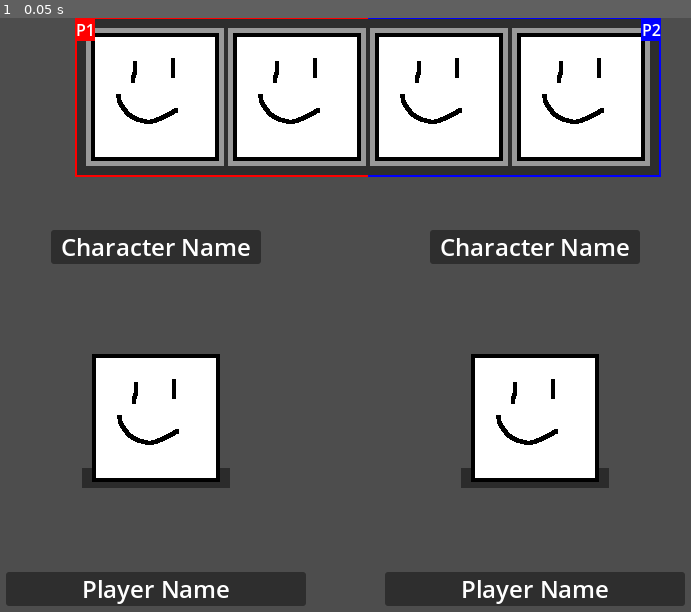
Above: before the commit, frame 1.
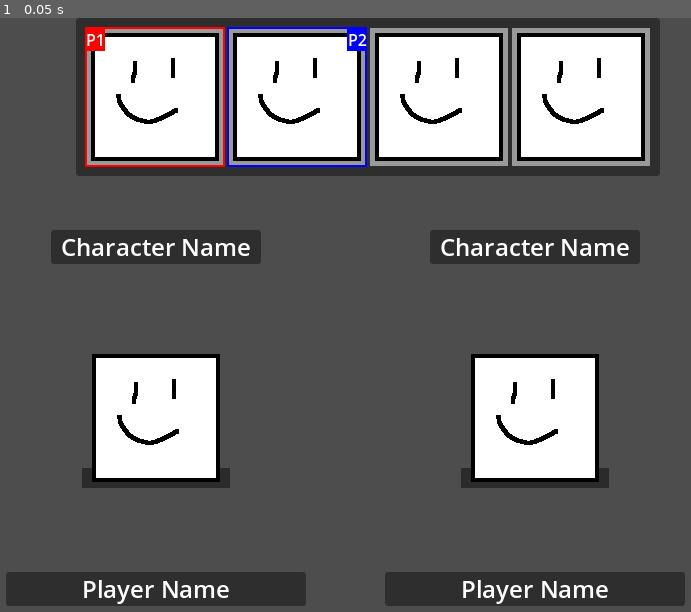
Above: after the commit, the same moment.

Repository: SamBumgardner/spellstrike
Game: Godot game, scene res://ui/menu/character_select/character_select.tscn
The game is run twice, just before and just after one commit, with the same random seed, the same clock (stepped at 60 frames per second) and the same inputs. This scene is started directly instead of the project's main scene.
Inputs:
- Up to frame 1 (0.05 s): no input

The runs differ from the first frame. In frame 1, 1.4% of the frame differs, in the area x 10-96%, y 0-27%.

Commit message:
show off how the frame cursor looks

Diff:
--- /dev/null
+++ b/game/ui/menu/character_select/character_options.gd
@@ -0,0 +1,3 @@
+class_name CharacterOptions extends PanelContainer
+
+@onready var targetable_ui: Array = $MC/GC.get_children()
--- a/game/ui/menu/character_select/character_options.tscn
+++ b/game/ui/menu/character_select/character_options.tscn
@@ -1,7 +1,8 @@
-[gd_scene load_steps=3 format=3 uid="uid://dt8p1a1fjv2p8"]
+[gd_scene load_steps=4 format=3 uid="uid://dt8p1a1fjv2p8"]
 
 [ext_resource type="Theme" uid="uid://dd7bec7ncfw7d" path="res://ui/themes/character_options_theme.tres" id="1_opaft"]
 [ext_resource type="PackedScene" uid="uid://bru2qmscncwic" path="res://ui/menu/picture_menu_option.tscn" id="2_77hhw"]
+[ext_resource type="Script" path="res://ui/menu/character_select/character_options.gd" id="2_thccb"]
 
 [node name="CharacterOptions" type="PanelContainer"]
 anchors_preset = 5
@@ -12,6 +13,7 @@
 offset_bottom = 158.0
 grow_horizontal = 2
 theme = ExtResource("1_opaft")
+script = ExtResource("2_thccb")
 
 [node name="MC" type="MarginContainer" parent="."]
 layout_mode = 2
--- /dev/null
+++ b/game/ui/menu/character_select/character_select.gd
@@ -0,0 +1,7 @@
+class_name CharacterSelect extends Control
+
+@onready var character_options: CharacterOptions = $UI/CharacterOptions
+
+func _ready() -> void:
+    $FrameCursor.target_ui_element = character_options.targetable_ui[0]
+    $FrameCursor2.target_ui_element = character_options.targetable_ui[1]
--- a/game/ui/menu/character_select/character_select.tscn
+++ b/game/ui/menu/character_select/character_select.tscn
@@ -1,6 +1,7 @@
-[gd_scene load_steps=4 format=3 uid="uid://cy3ysu07toal8"]
+[gd_scene load_steps=5 format=3 uid="uid://cy3ysu07toal8"]
 
 [ext_resource type="PackedScene" uid="uid://dt8p1a1fjv2p8" path="res://ui/menu/character_select/character_options.tscn" id="1_5poyr"]
+[ext_resource type="Script" path="res://ui/menu/character_select/character_select.gd" id="1_f68wd"]
 [ext_resource type="PackedScene" uid="uid://bg06044hy8aq1" path="res://ui/menu/character_select/frame_cursor/frame_cursor.tscn" id="3_3q125"]
 [ext_resource type="PackedScene" uid="uid://xjhlmqubcnen" path="res://ui/menu/character_select/player_selection.tscn" id="3_yel6j"]
 
@@ -11,6 +12,7 @@
 anchor_bottom = 1.0
 grow_horizontal = 2
 grow_vertical = 2
+script = ExtResource("1_f68wd")
 
 [node name="UI" type="CanvasLayer" parent="."]
 
